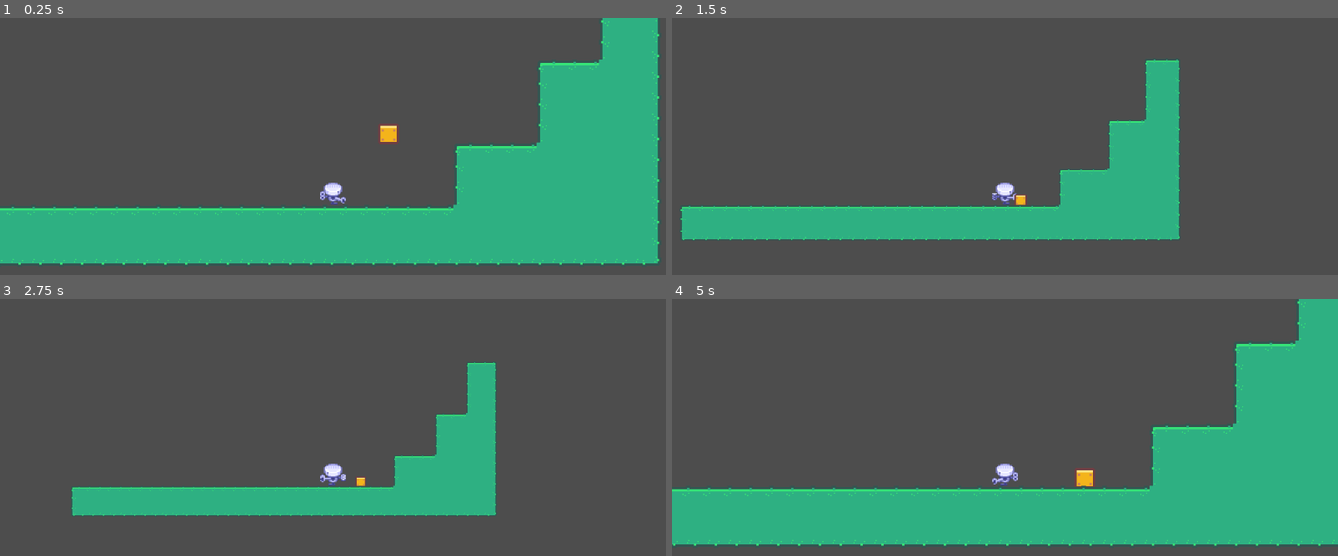
Above: before the commit, frames 1-4 (two rows, left to right).
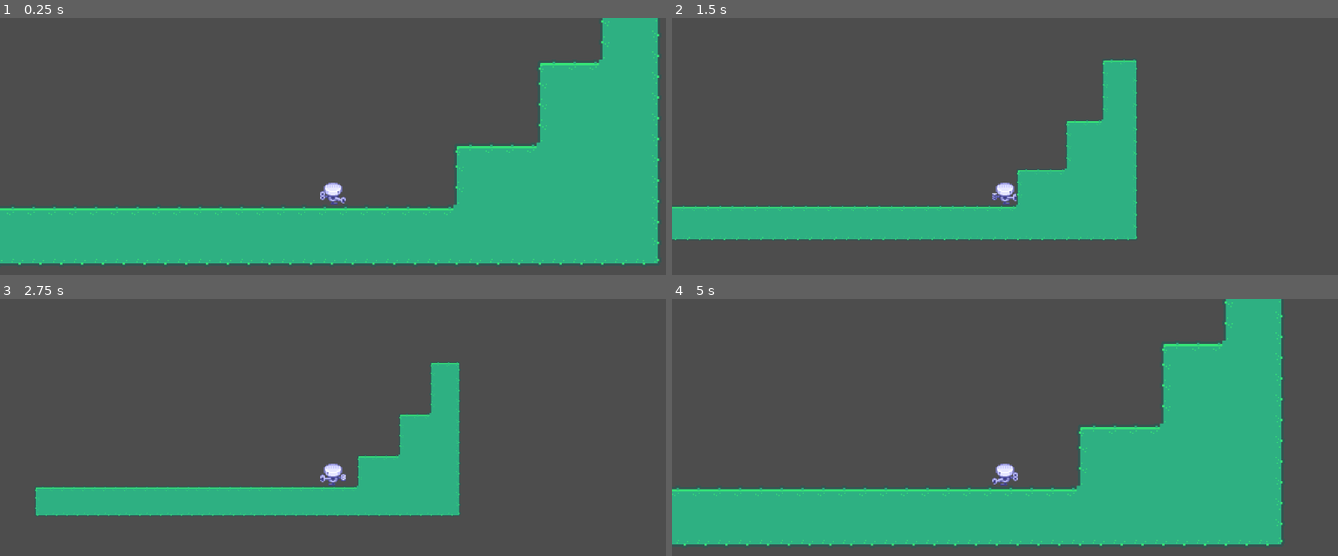
Above: after the commit, the same moments.

Repository: MichaelsMilk/Game-Jam
Game: Godot game, scene res://Scenes/Game.tscn
Two runs of this game, one before a commit and one after it. Both use one fixed random seed, a clock stepped at 60 frames per second and the inputs below.
Inputs:
- Up to frame 1 (0.25 s): no input
- Up to frame 2 (1.5 s): hold D (right) from 0.53 s (still down); tap E (grow) at 0.6 s; tap Space (jump) at 0.77 s; tap Q (shrink) at 1.35 s
- Up to frame 3 (2.75 s): tap Space (jump) at 1.52 s; release D (right) at 2.03 s; hold A (left) from 2.03 s (still down); tap E (grow) at 2.1 s
- Up to frame 4 (5 s): release A (left) at 2.78 s; hold D (right) 2.78-4.28 s; tap Q (shrink) at 2.85, 4.35 s; tap Space (jump) at 3.02, 3.77, 4.52 s; tap E (grow) at 3.6 s; hold A (left) from 4.28 s (still down)

The runs differ from the first frame. In frame 1, 0.2% of the frame differs, in the area x 56-60%, y 41-50%; in frame 2, 8.3%; in frame 3, 6.6%; in frame 4, 17%, in the area x 0-100%, y 0-97%.

Commit message:
Saved

Diff:
--- a/Game/Scenes/Game.tscn
+++ b/Game/Scenes/Game.tscn
@@ -1,11 +1,7 @@
-[gd_scene load_steps=5 format=3 uid="uid://ceifhjearqqb"]
+[gd_scene load_steps=3 format=3 uid="uid://ceifhjearqqb"]
 
 [ext_resource type="PackedScene" uid="uid://bgnf8dtqgqgnr" path="res://Scenes/player.tscn" id="1_xvl16"]
 [ext_resource type="PackedScene" uid="uid://bft20i1hi3nwx" path="res://Scenes/tilemap.tscn" id="2_ixxdo"]
-[ext_resource type="Texture2D" uid="uid://bukxmjrkjyp2k" path="res://Assets/tilemap_packed.png" id="3_inmnu"]
-
-[sub_resource type="RectangleShape2D" id="RectangleShape2D_xs35j"]
-size = Vector2(14, 14)
 
 [node name="Node2D" type="Node2D"]
 
@@ -20,14 +16,3 @@
 [node name="TileMap" parent="Tilemaps" instance=ExtResource("2_ixxdo")]
 position = Vector2(-4, 4)
 layer_0/tile_data = PackedInt32Array(131076, 1179649, 2, 65540, 1179649, 1, 4, 1179649, 0, 131075, 1179649, 2, 65539, 1 …(3701 unchanged characters)…
-
-[node name="Pushbox" type="RigidBody2D" parent="."]
-position = Vector2(48, -86)
-
-[node name="Sprite2D" type="Sprite2D" parent="Pushbox"]
-texture = ExtResource("3_inmnu")
-region_enabled = true
-region_rect = Rect2(162, 0, 18, 18)
-
-[node name="CollisionShape2D" type="CollisionShape2D" parent="Pushbox"]
-shape = SubResource("RectangleShape2D_xs35j")
